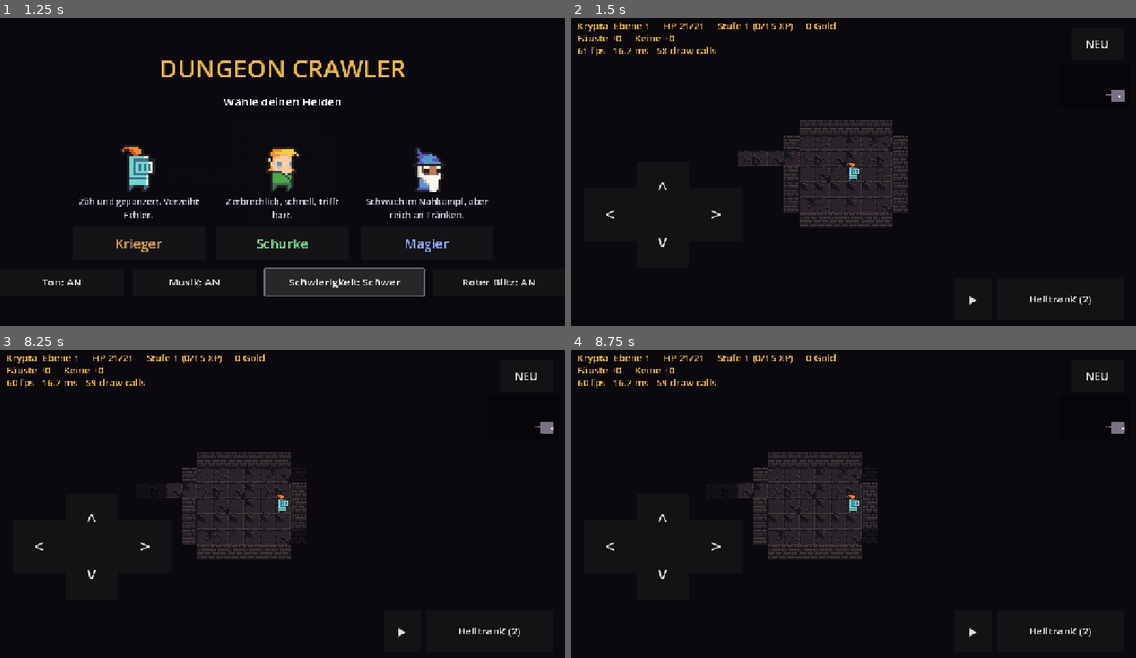
Above: before the commit, frames 1-4 (two rows, left to right).
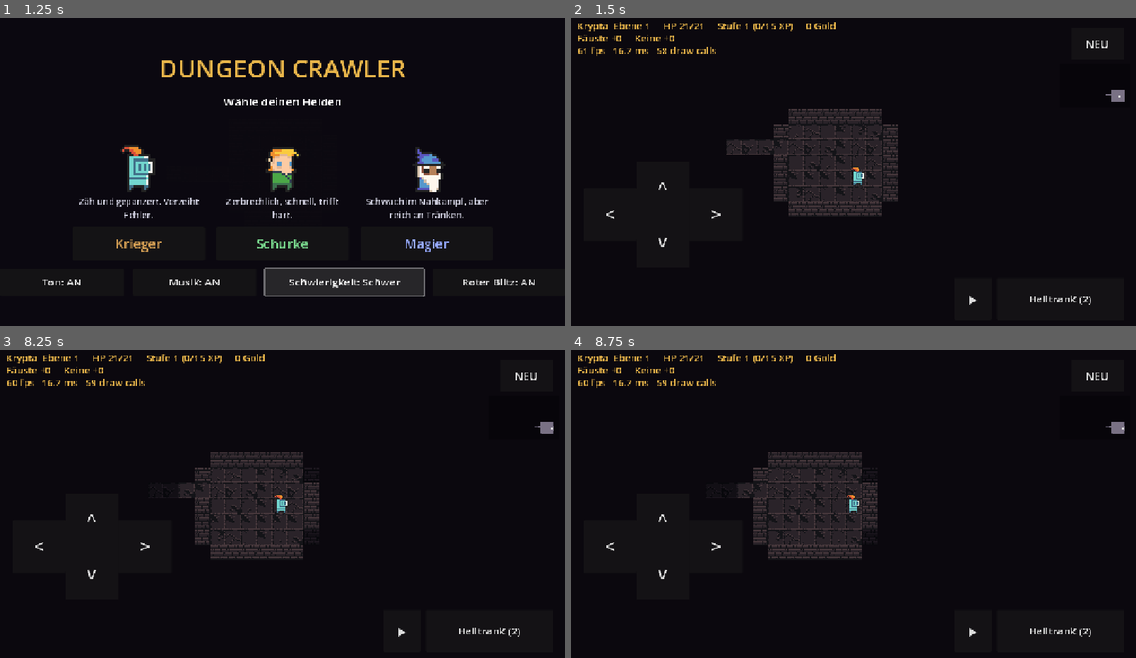
Above: after the commit, the same moments.

Repository: GermanDudeXX/dungeon-crawler
Game: Godot game, scene res://scenes/main.tscn
The game is run twice, just before and just after one commit, with the same random seed, the same clock (stepped at 60 frames per second) and the same inputs.
Inputs:
- Up to frame 1 (1.25 s): click "Schwierigkeit: Normal" at 0.5 s
- Up to frame 2 (1.5 s): click "Krieger" at 1.25 s
- Up to frame 3 (8.25 s): click "Heiltrank (2)" at 2 s; click "^" at 2.75 s; click "v" at 3.5 s; click "<" at 4.25 s; click ">" at 5 s; click "▶" at 5.75 s; click "NEU" at 6.5 s; click "LAUF FORTSETZEN" at 7.25 s; tap Enter at 8 s; hold D from 8.03 s (still down)
- Up to frame 4 (8.75 s): keep holding D

Frame 1 is identical in both runs. In frame 2, 3.7% of the frame differs, in the area x 27-60%, y 29-68%; in frame 3, 2.1%; in frame 4, nothing differs.

Commit message:
Godot: weiches Laufen, Lebensbalken, schlafende Gegner erkennbar
- Held und Monster gleiten in eine Achtelsekunde zu ihrer neuen Kachel,
  statt hinzuspringen. Weiter als drei Kacheln wird weiterhin gesetzt,
  nicht gezogen - eine neue Ebene und eine Blitzreise sind kein Schritt.
  Die Kamera folgt genauso.
- Ein Lebensbalken über jedem verletzten Gegner. Das Protokoll nennt
  Zahlen, aber ob das Ding vor einem gleich umfällt, ist das, was man
  im Kampf wirklich wissen will.
- Schlafende Gegner sind blass. Der Unterschied zwischen daran
  vorbeigehen und es wecken gehört ins Bild, nicht in den Text.

Co-Authored-By: Claude Opus 5 <noreply@anthropic.com>
Claude-Session: https://claude.ai/code/session_01WQiUvBCjkdxtXigdz77eh9

Diff:
--- a/godot/scripts/game.gd
+++ b/godot/scripts/game.gd
@@ -88,6 +88,8 @@
 var _minimap: TextureRect
 var _minimap_drawn := -1
 var _minimap_at := Vector2i(-1, -1)
+var _gliding := {}               ## sprite -> where it is walking to
+var _camera_to := Vector2.ZERO
 var _scroll_buttons: Array = []
 var _perk_panel: PanelContainer
 var _perk_buttons: Array = []
@@ -1528,9 +1530,11 @@
 	for monster in monsters:
 		_place_monster(monster)
 
-	_stand_on(_hero_node, Vector2i(player.x, player.y), HERO_TILES)
+	_stand_on(_hero_node, Vector2i(player.x, player.y), HERO_TILES, true)
 	_hero_node.flip_h = player.facing < 0
-	_camera.position = Vector2(player.x, player.y) * TILE + Vector2(TILE, TILE) * 0.5
+	_camera_to = Vector2(player.x, player.y) * TILE + Vector2(TILE, TILE) * 0.5
+	if _camera.position.distance_to(_camera_to) > TILE * 6.0:
+		_camera.position = _camera_to
 
 
 func _tile_for(x: int, y: int) -> String:
@@ -1615,7 +1619,7 @@
 ## rather than hanging from its top. Everything taller than one tile -
 ## monsters, shopkeepers, the hero - overlaps the wall behind it, which
 ## is exactly how the pygame build looks.
-func _stand_on(sprite: Sprite2D, cell: Vector2i, tiles: float) -> void:
+func _stand_on(sprite: Sprite2D, cell: Vector2i, tiles: float, glide := false) -> void:
 	var texture := sprite.texture
 	if texture == null:
 		return
@@ -1623,8 +1627,22 @@
 	var factor := (TILE * tiles) / height if height > 0.0 else 1.0
 	sprite.scale = Vector2(factor, factor)
 	var width := float(texture.get_width()) * factor
-	sprite.position = Vector2(cell) * TILE + Vector2(
+	var where := Vector2(cell) * TILE + Vector2(
 		(TILE - width) * 0.5, TILE - height * factor)
+	# Things that walk slide to their new cell over the next few
+	# frames; everything else is simply put down. A step that snaps
+	# reads as a teleport, and the game is nothing but steps.
+	if not glide:
+		_gliding.erase(sprite)
+		sprite.position = where
+		return
+	# Far enough that it cannot be a step - a new floor, a blink -
+	# so there is nothing to glide along.
+	if sprite.position.distance_to(where) > TILE * 3.0:
+		sprite.position = where
+		_gliding.erase(sprite)
+		return
+	_gliding[sprite] = where
 
 
 func _place_monster(monster) -> void:
@@ -1635,11 +1653,37 @@
 		node.z_index = 2
 		add_child(node)
 		_actor_nodes[monster] = node
+
+		# A bar over the head, shown only once something has hurt it.
+		# Without it a fight is a guess: the log says numbers, but
+		# whether the thing in front of you is nearly dead is the one
+		# thing you actually want to know.
+		var bar := ColorRect.new()
+		bar.name = "health"
+		bar.color = Color(0.85, 0.25, 0.25)
+		bar.visible = false
+		node.add_child(bar)
 	var sprite: Sprite2D = _actor_nodes[monster]
 	_stand_on(sprite, monster.cell(),
-		MONSTER_TILES * (BOSS_SCALE if monster.is_boss else 1.0))
+		MONSTER_TILES * (BOSS_SCALE if monster.is_boss else 1.0), true)
 	sprite.flip_h = monster.x > player.x
 	sprite.visible = lit.has(monster.cell())
+	# Asleep is worth seeing: it is the difference between walking
+	# past something and waking it.
+	sprite.modulate = Color(0.62, 0.62, 0.78) if not monster.awake else Color.WHITE
+
+	var bar: ColorRect = sprite.get_node_or_null("health")
+	if bar != null:
+		var hurt: bool = monster.hp < monster.max_hp
+		bar.visible = hurt
+		if hurt:
+			# In the sprite's own coordinates, so the scale that makes a
+			# boss large makes its bar wide to match.
+			var span := float(sprite.texture.get_width())
+			var left := float(monster.hp) / float(maxi(1, monster.max_hp))
+			bar.position = Vector2(0, -6.0 / sprite.scale.y)
+			bar.size = Vector2(span * left, 3.0 / sprite.scale.y)
+			bar.color = Color(0.85, 0.25, 0.25) if left < 0.35 else Color(0.90, 0.62, 0.20)
 
 
 # --- the panel ------------------------------------------------------------
@@ -1889,6 +1933,25 @@
 	_minimap.texture = ImageTexture.create_from_image(image)
 
 
+## Moves everything that is mid-step a little closer to where it belongs.
+## Eight tiles a second: a step lands in an eighth of a second, which is
+## under the 0.16s the input allows between steps, so a held direction
+## still looks continuous and never falls behind.
+func _glide(delta: float) -> void:
+	if _camera != null and _camera.position != _camera_to:
+		_camera.position = _camera.position.move_toward(_camera_to, TILE * 10.0 * delta)
+	if _gliding.is_empty():
+		return
+	var speed := TILE * 8.0 * delta
+	for sprite in _gliding.keys():
+		if not is_instance_valid(sprite):
+			_gliding.erase(sprite)
+			continue
+		var where: Vector2 = _gliding[sprite]
+		sprite.position = sprite.position.move_toward(where, speed)
+		if sprite.position.is_equal_approx(where):
+			_gliding.erase(sprite)
+
 ## A number that floats off a cell and fades. The cheapest way to make a
 ## hit legible: without it the only sign that anything happened is a
 ## line of text at the bottom of the screen, which nobody reads mid-fight.
@@ -2304,6 +2367,7 @@
 
 
 func _process(delta: float) -> void:
+	_glide(delta)
 	_step_cooldown -= delta
 	if _held == Vector2i.ZERO:
 		for pair in [[KEY_D, Vector2i(1, 0)], [KEY_RIGHT, Vector2i(1, 0)],
